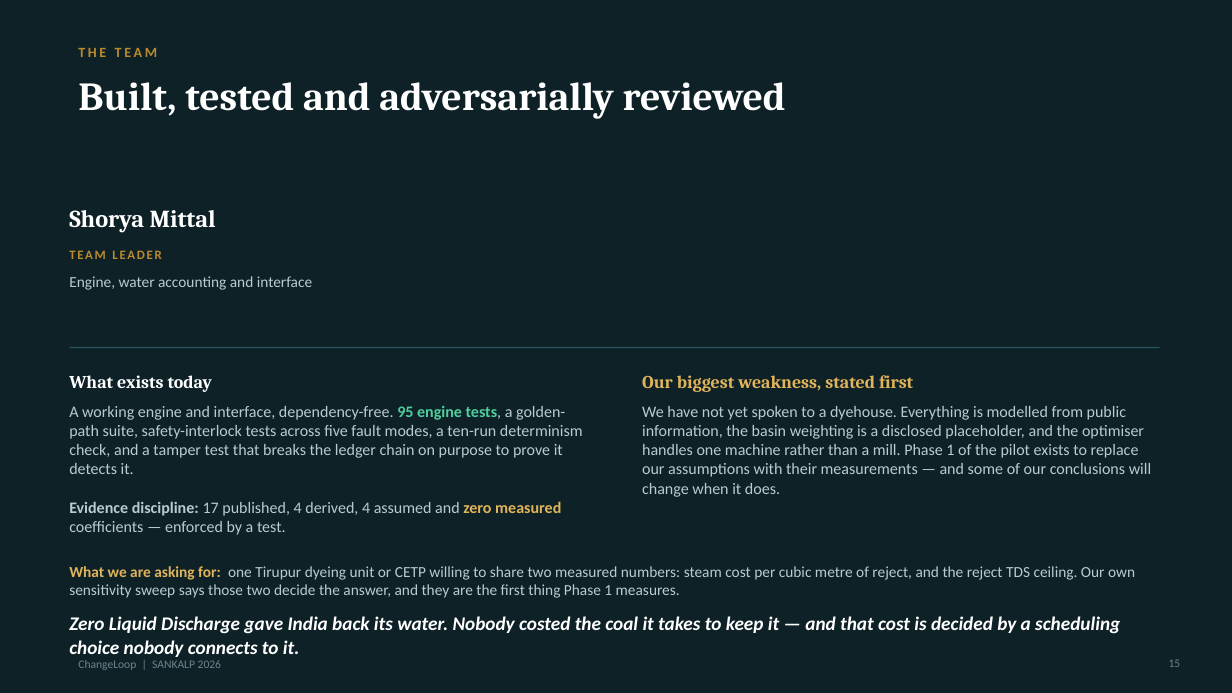
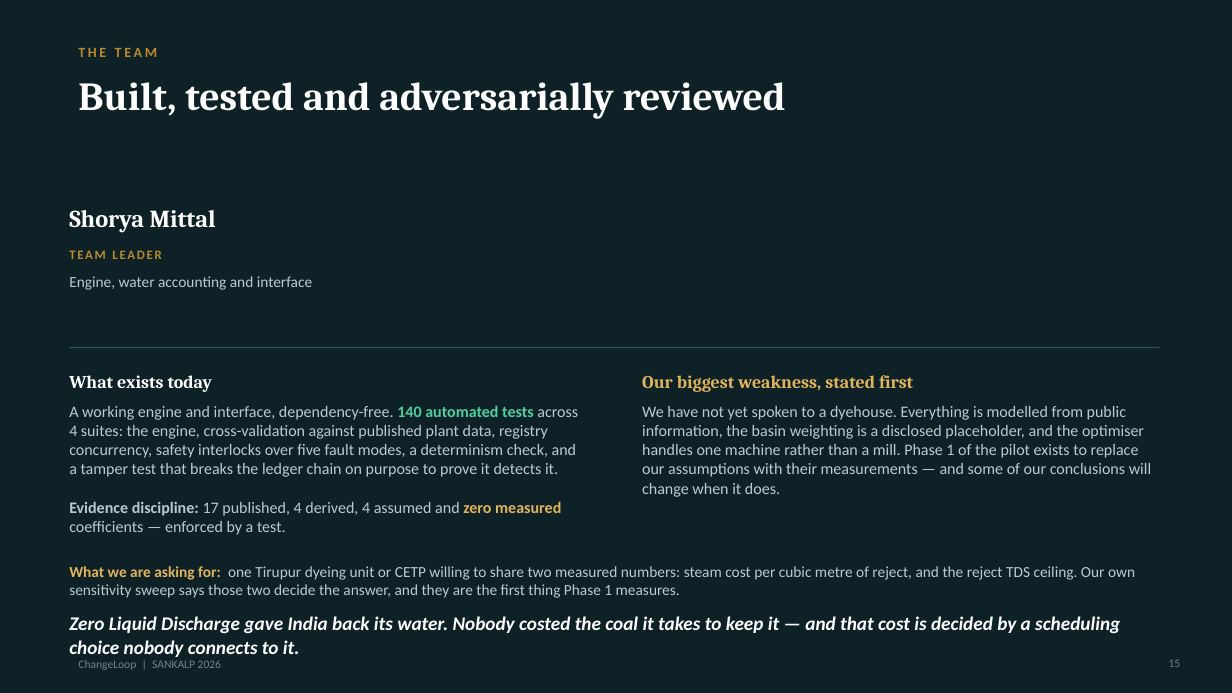
Before and after one commit to shoryamittal/Changeloop-water-intelligence-, a slide deck: slide 15 of submission/ChangeLoop_SANKALP_2026.pptx. Drawn at 1232x693 pixels with LibreOffice and Linux fonts; fonts in the diff are those of the drawing. Boxes give left, top, right and bottom in pixels: in the first picture for what was removed or moved away, otherwise in the second. Text is boxed around its words. In the diff, an @@ line names an element or a change of style, - is before the commit and + after.

```diff
--- a/submission/ChangeLoop_SANKALP_2026.pptx
+++ b/submission/ChangeLoop_SANKALP_2026.pptx
@@ text at <box>69,405,578,535</box>: text changed @@
-A working engine and interface, dependency-free. 95 engine tests, a golden-path suite, safety-interlock tests across five fault modes, a ten-run determinism check, and a tamper test that breaks the ledger chain on purpose to prove it detects it.
-Evidence discipline: 17 published, 4 derived, 4 assumed and zero measured coefficients — enforced by a test.
+A working engine and interface, dependency-free. 140 automated tests across 4 suites: the engine, cross-validation against published plant data, registry concurrency, safety interlocks over five fault modes, a determinism check, and a tamper test that breaks the ledger chain on purpose to prove it detects it.
+Evidence discipline: 17 published, 4 derived, 4 assumed and zero measured coefficients — enforced by a test.
```
Also in this commit, not shown: 3 other files.
